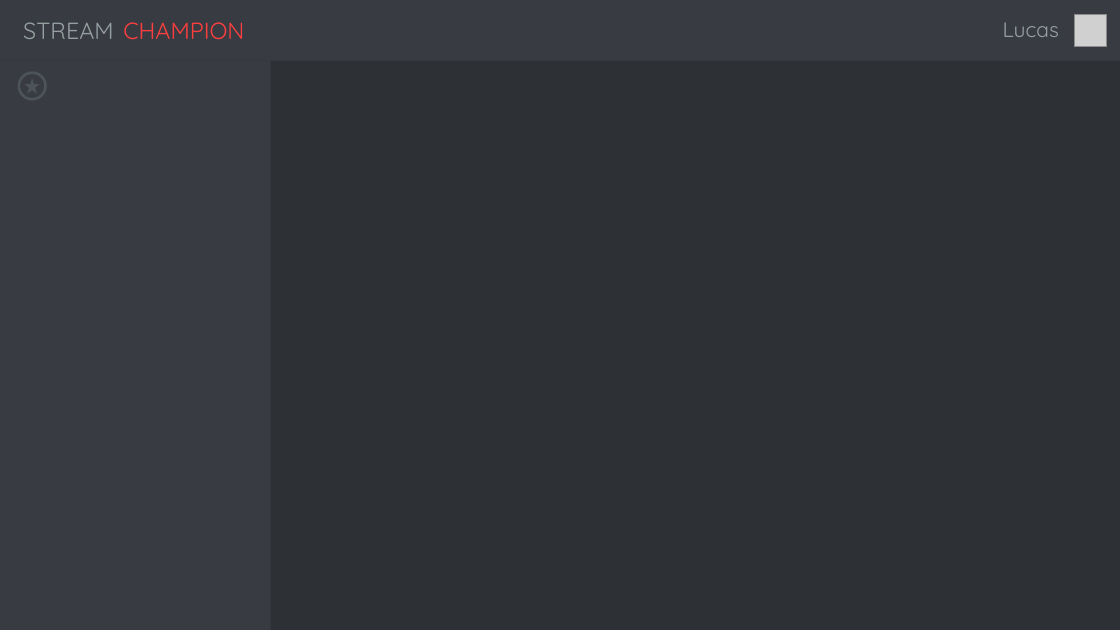
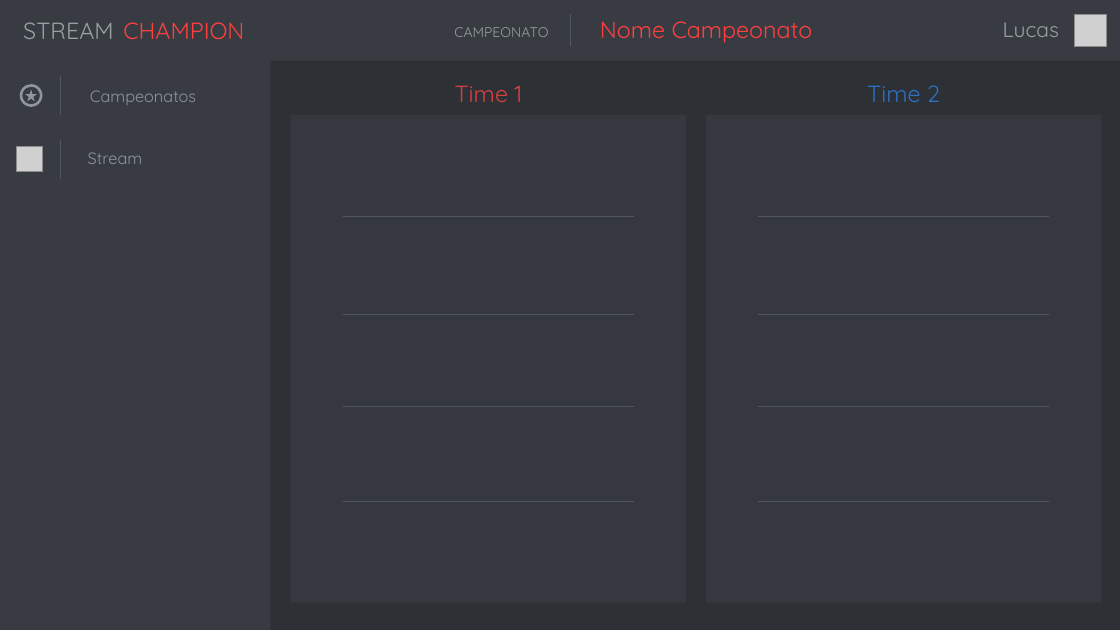
Before and after one commit to YudiG12/CarbonTowerEtc, a slide deck: slide 1 of Mockup/mockup1.pptx. Drawn at 1120x630 pixels with LibreOffice and Linux fonts; fonts in the diff are those of the drawing; grey boxes stand for pictures. Boxes give left, top, right and bottom in pixels: in the first picture for what was removed or moved away, otherwise in the second. Text is boxed around its words. In the diff, an @@ line names an element or a change of style, - is before the commit and + after.

```diff
--- a/Mockup/mockup1.pptx
+++ b/Mockup/mockup1.pptx
@@ text added at (x1=454, y1=27, x2=548, y2=37), 12 pt, text #96A0A0 @@
+CAMPEONATO
@@ line added from (570, 14) to (570, 46), #51575F 0.5 pt @@
@@ text added at (x1=600, y1=21, x2=813, y2=43), 20 pt, text #FF3F3F @@
+Nome Campeonato
@@ ellipse resized from (x1=18, y1=72, x2=45, y2=99) to (x1=21, y1=86, x2=41, y2=106) @@
@@ ellipse at (x1=21, y1=86, x2=41, y2=106): outline #4D535B 2.25 pt to #8E959E 2.25 pt @@
@@ line added from (60, 76) to (60, 115), #51575F 0.5 pt @@
@@ text added at (x1=455, y1=85, x2=522, y2=102), 20 pt, text #D93F40 @@
+Time 1
@@ text added at (x1=867, y1=85, x2=940, y2=102), 20 pt, text #2D70C1 @@
+Time 2
@@ star resized from (x1=24, y1=78, x2=40, y2=94) to (x1=25, y1=90, x2=37, y2=102) @@
@@ star at (x1=25, y1=90, x2=37, y2=102): fill #4D535B to #8E959E @@
@@ text added at (x1=90, y1=90, x2=196, y2=105), 14 pt, text #8E959E @@
+Campeonatos
@@ rectangle added at (x1=291, y1=115, x2=686, y2=602), fill #35393F @@
@@ rectangle added at (x1=707, y1=115, x2=1102, y2=602), fill #35393F @@
@@ picture added at (x1=17, y1=146, x2=43, y2=172) @@
@@ line added from (60, 140) to (60, 179), #51575F 0.5 pt @@
@@ text added at (x1=88, y1=152, x2=143, y2=164), 14 pt, text #8E959E @@
+Stream
@@ line added from (343, 216) to (634, 216), #51575F 0.5 pt @@
@@ line added from (758, 216) to (1049, 216), #51575F 0.5 pt @@
@@ line added from (343, 314) to (634, 314), #51575F 0.5 pt @@
@@ line added from (758, 314) to (1049, 314), #51575F 0.5 pt @@
@@ line added from (343, 407) to (634, 407), #51575F 0.5 pt @@
@@ line added from (758, 407) to (1049, 407), #51575F 0.5 pt @@
@@ line added from (343, 501) to (634, 501), #51575F 0.5 pt @@
@@ line added from (758, 501) to (1049, 501), #51575F 0.5 pt @@
```
Also in this commit, not shown: 3 other files.
